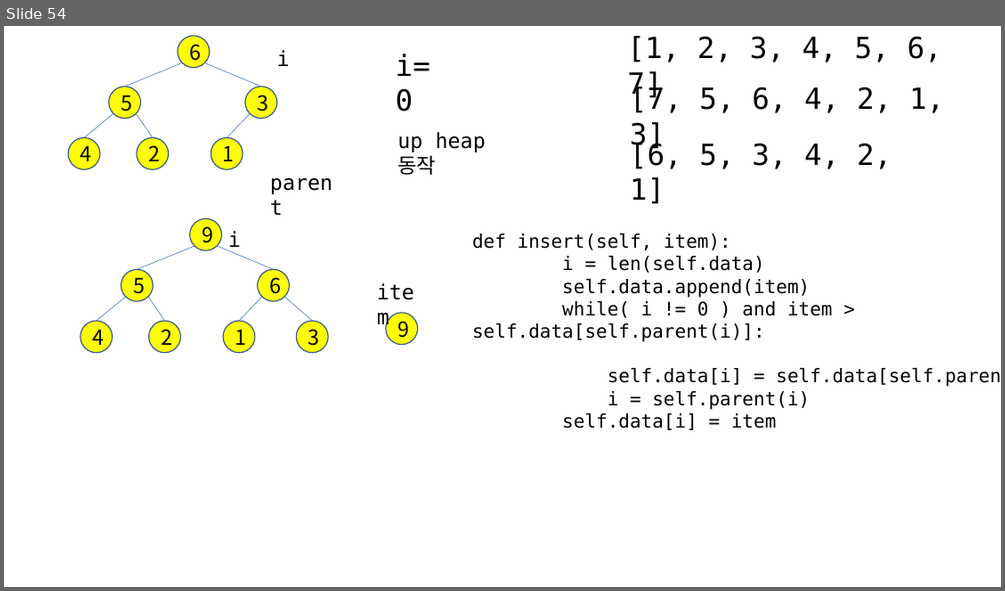
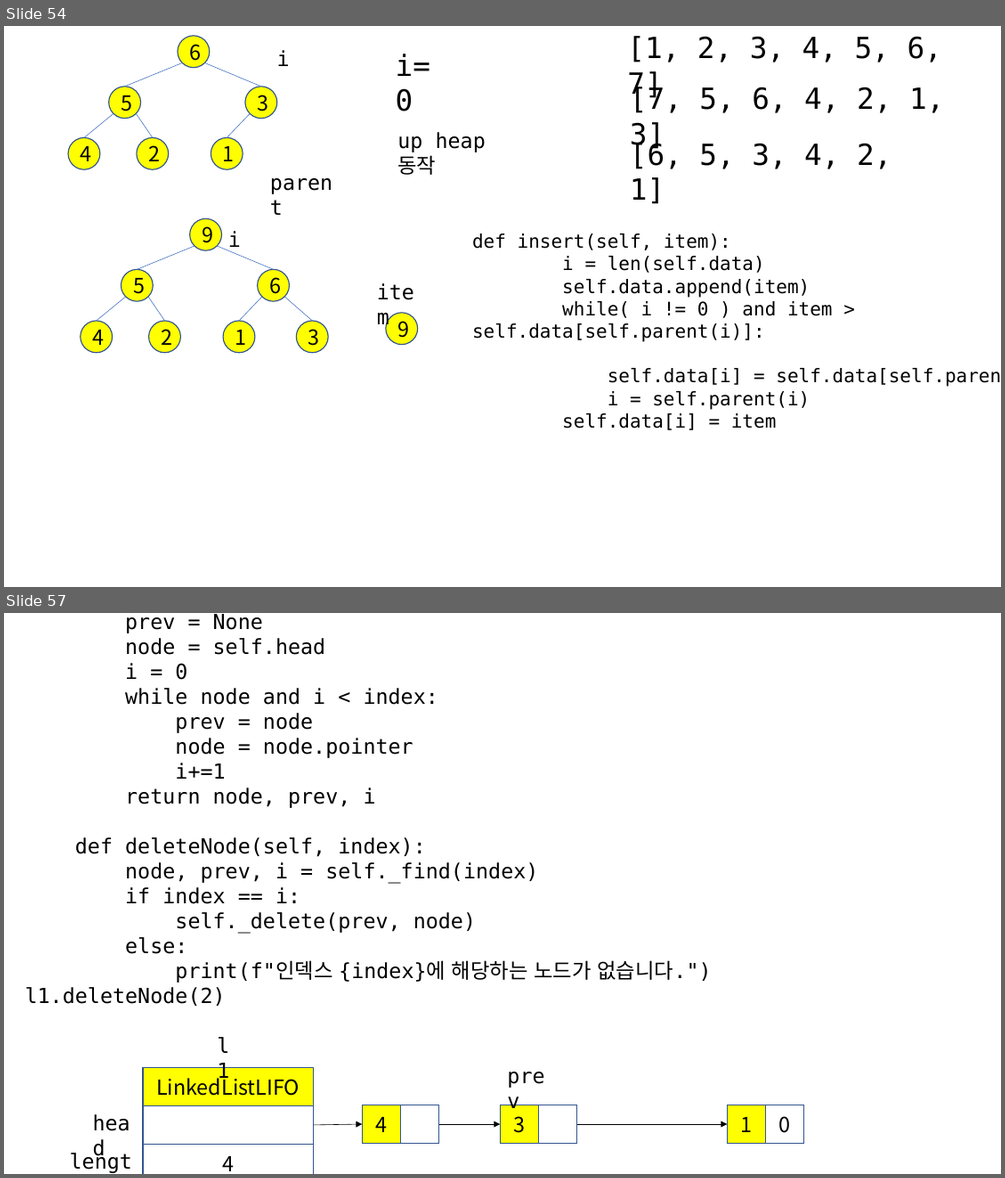
Before and after one commit to kjungmo/2020SBA_pythonAlgorithm, a slide deck: 파이썬_알고리즘.pptx. Shown one above the other, each under a label of ours: slide 54 before the commit, slides 54 and 57 after it; the slides between them are not shown. The pictures are 1005x591 and 1005x1178 pixels, drawn with LibreOffice and Linux fonts; fonts in the diff are those of the drawing. Boxes give left, top, right and bottom in pixels: in the first picture for what was removed or moved away, otherwise in the second. Text is boxed around its words. In the diff, an @@ line names an element or a change of style, - is before the commit and + after.

```diff
--- a/파이썬_알고리즘.pptx
+++ b/파이썬_알고리즘.pptx
@@ slide 57 added at (4, 613, 1001, 1174), background #FFFFFF @@
@@ text added at (25, 614, 711, 1005), 20 pt, text #000000 @@
+def _find(self, index):
+prev = None
+node = self.head
+i = 0
+while node and i < index:
+prev = node
+node = node.pointer
+i+=1
+return node, prev, i
+def deleteNode(self, index):
+node, prev, i = self._find(index)
+if index == i:
+self._delete(prev, node)
+else:
+print(f"인덱스 {index}에 해당하는 노드가 없습니다.")
+l1.deleteNode(2)
@@ text added at (175, 912, 400, 933), 20 pt, text #000000 @@
+prev
@@ text added at (25, 987, 226, 1005), 20 pt, text #000000 @@
+l1
@@ rectangle added at (143, 1067, 314, 1105), fill #FFFF00, outline #325491 1 pt, 20 pt, text #000000 @@
+LinkedListLIFO
@@ text added at (86, 1107, 146, 1140), 20 pt, text #000000 @@
+head
@@ rectangle added at (143, 1106, 314, 1144), fill #FFFFFF, outline #325491 1 pt @@
@@ rectangle added at (362, 1105, 400, 1143), fill #FFFF00, outline #325491 1 pt, 20 pt, text #000000 @@
+4
@@ rectangle added at (400, 1105, 438, 1143), fill #FFFFFF, outline #325491 1 pt @@
@@ rectangle added at (500, 1105, 538, 1143), fill #FFFF00, outline #325491 1 pt, 20 pt, text #000000 @@
+3
@@ rectangle added at (539, 1105, 577, 1143), fill #FFFFFF, outline #325491 1 pt @@
@@ rectangle added at (727, 1105, 765, 1143), fill #FFFF00, outline #325491 1 pt, 20 pt, text #000000 @@
+1
@@ rectangle added at (766, 1105, 804, 1143), fill #FFFFFF, outline #325491 1 pt, 20 pt, text #000000 @@
+0
@@ text added at (63, 1144, 146, 1174), 20 pt, text #000000 @@
+length
@@ rectangle added at (143, 1144, 314, 1174), fill #FFFFFF, outline #325491 1 pt, 20 pt, text #000000 @@
+4
@@ arrow added from (314, 1125) to (362, 1124), #000000 0.5 pt @@
@@ arrow added from (439, 1124) to (500, 1124), #000000 0.5 pt @@
@@ arrow added from (577, 1124) to (727, 1124), #000000 0.5 pt @@
```
Also in this commit, not shown: 16 other slides added, 1 other file.
